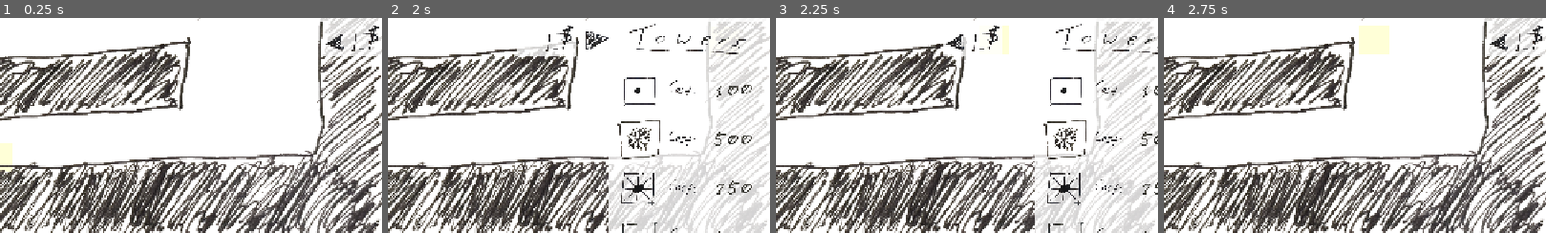
Above: before the commit, frames 1-4 (left to right).
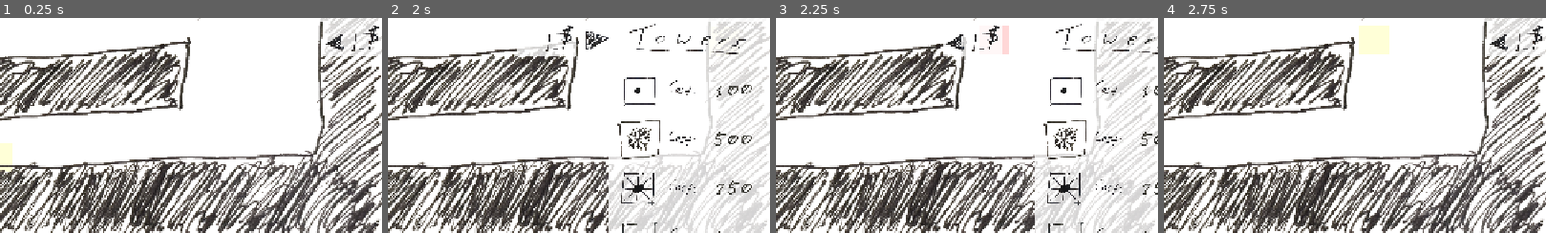
Above: after the commit, the same moments.

Repository: OzuYatamutsu/notebook-tower-defense
Game: Godot game, scene res://levels/level_cools.tscn
Two runs of this game, one before a commit and one after it. Both use one fixed random seed, a clock stepped at 60 frames per second and the inputs below. This scene is started directly instead of the project's main scene.
Inputs (mouse positions are % of the whole screen's width and height, from its top left):
- Up to frame 1 (0.25 s): no input
- Up to frame 2 (2 s): click (98, 22) at 0.5 s; click (94, 23) at 1.25 s
- Up to frame 3 (2.25 s): click (77, 23) at 2 s
- Up to frame 4 (2.75 s): no input
The pictures show only the part of the screen within x 50-100%, y 18-68%; the shares and areas given below are measured in that part.

Frames 1-2 are identical in both runs. In frame 3, 0.2% of the frame differs, in the area x 59-61%, y 3-17%; in frame 4, nothing differs.

Commit message:
Widen collision area of towerplacementshadow

Diff:
--- a/components/TowerPlacementShadow.tscn
+++ b/components/TowerPlacementShadow.tscn
@@ -3,7 +3,7 @@
 [ext_resource type="Script" uid="uid://cn4j1tlw463r0" path="res://components/tower_placement_shadow.gd" id="1_2xblr"]
 
 [sub_resource type="RectangleShape2D" id="RectangleShape2D_2xblr"]
-size = Vector2(510, 486)
+size = Vector2(915, 881)
 
 [node name="TowerPlacementShadow" type="Area2D" groups=["tower_placement_shadow"]]
 collision_layer = 0
@@ -25,7 +25,7 @@
 color = Color(1, 0, 0, 0.156863)
 
 [node name="CollisionShape2D" type="CollisionShape2D" parent="."]
-position = Vector2(7, -5)
+position = Vector2(-2.5, 2.5)
 shape = SubResource("RectangleShape2D_2xblr")
 
 [connection signal="area_entered" from="." to="." method="_on_area_entered"]
